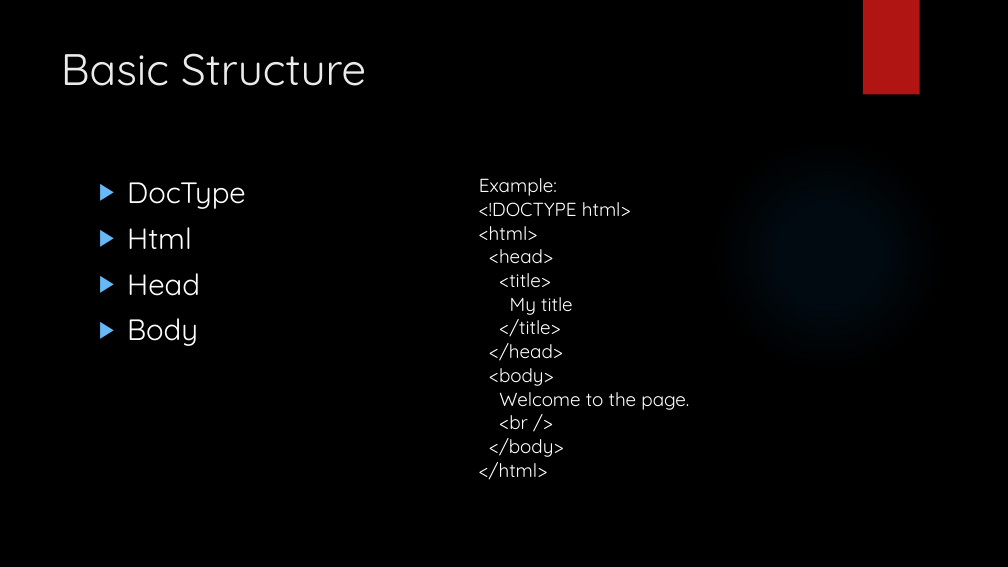
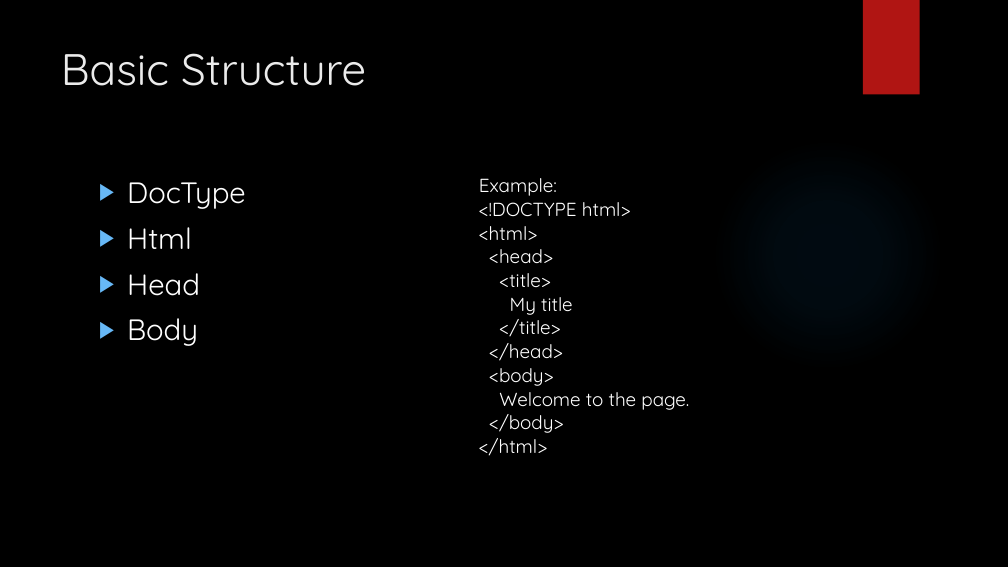
Before and after one commit to LogolsLLC/Logols-May2018, a slide deck: slide 6 of Slides/07_HTML_TrainingPlan.pptx. Drawn at 1008x567 pixels with LibreOffice and Linux fonts; fonts in the diff are those of the drawing; background and template pictures are left out. Boxes give left, top, right and bottom in pixels: in the first picture for what was removed or moved away, otherwise in the second. Text is boxed around its words. In the diff, an @@ line names an element or a change of style, - is before the commit and + after.

```diff
--- a/Slides/07_HTML_TrainingPlan.pptx
+++ b/Slides/07_HTML_TrainingPlan.pptx
@@ text at (x1=499, y1=415, x2=528, y2=429): paragraph removed @@
-<br />
```
Also in this commit, not shown: 4 other slides changed, 7 other files.
